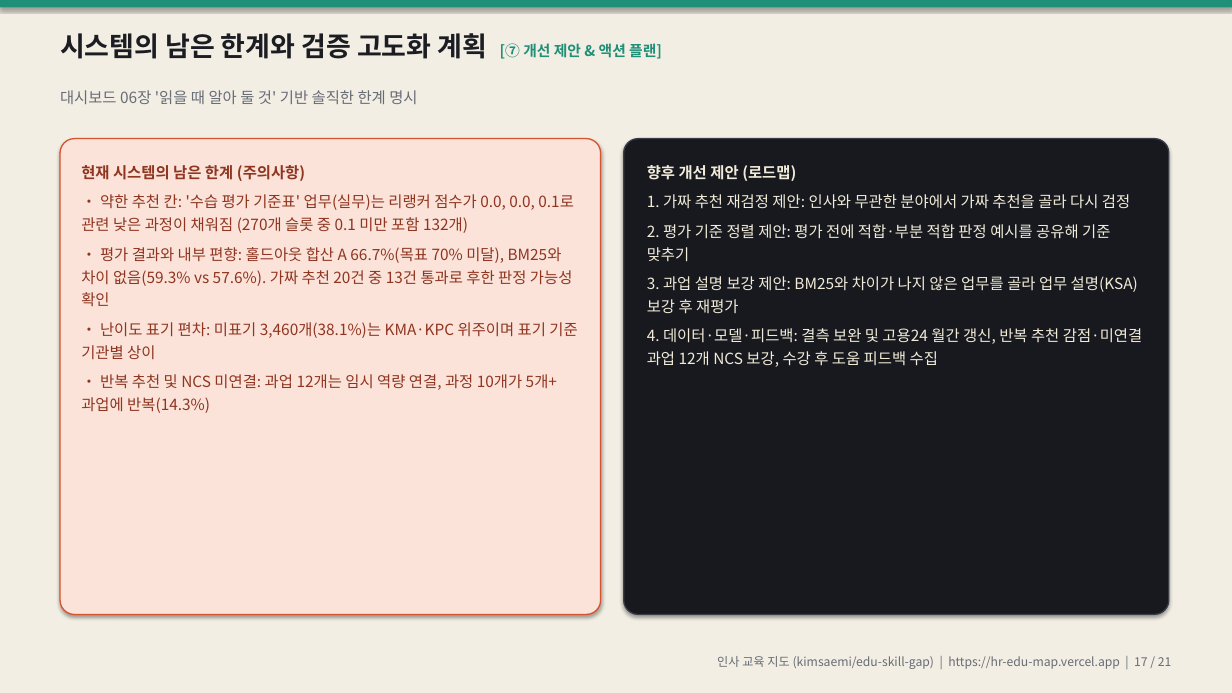
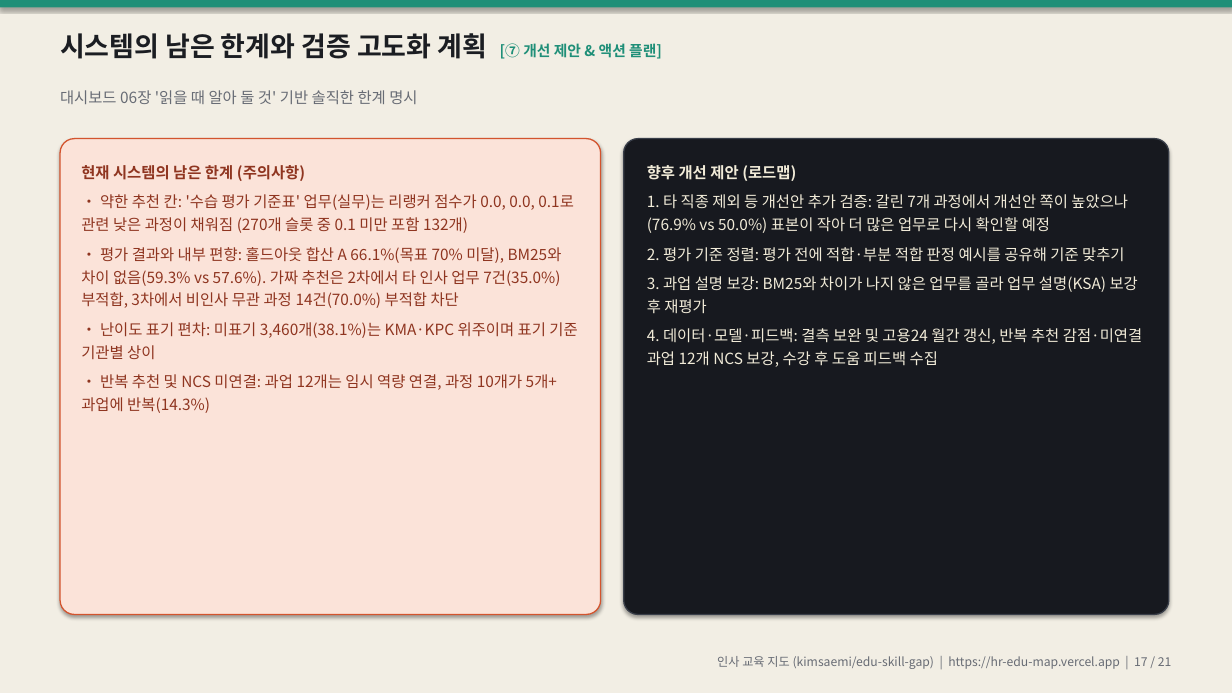
Before and after one commit to kimsaemi/edu-skill-gap, a slide deck: slide 17 of presentation/HR_교육지도_발표.pptx. Drawn at 1232x693 pixels with LibreOffice and Linux fonts; fonts in the diff are those of the drawing. Boxes give left, top, right and bottom in pixels: in the first picture for what was removed or moved away, otherwise in the second. Text is boxed around its words. In the diff, an @@ line names an element or a change of style, - is before the commit and + after.

Commit message:
feat: 홀드아웃 3차 결과 발표 자료 반영 — 30개 업무 합산 66.1% 및 가짜 추천 차단 검정

```diff
--- a/presentation/HR_교육지도_발표.pptx
+++ b/presentation/HR_교육지도_발표.pptx
@@ text at [647, 194, 1128, 262]: text changed @@
-1. 가짜 추천 재검정 제안: 인사와 무관한 분야에서 가짜 추천을 골라 다시 검정
-2. 평가 기준 정렬 제안: 평가 전에 적합·부분 적합 판정 예시를 공유해 기준 맞추기
-3. 과업 설명 보강 제안: BM25와 차이가 나지 않은 업무를 골라 업무 설명(KSA) 보강 후 재평가
+1. 타 직종 제외 등 개선안 추가 검증: 갈린 7개 과정에서 개선안 쪽이 높았으나(76.9% vs 50.0%) 표본이 작아 더 많은 업무로 다시 확인할 예정
+2. 평가 기준 정렬: 평가 전에 적합·부분 적합 판정 예시를 공유해 기준 맞추기
+3. 과업 설명 보강: BM25와 차이가 나지 않은 업무를 골라 업무 설명(KSA) 보강 후 재평가
@@ text at [81, 247, 562, 308]: text changed @@
-• 평가 결과와 내부 편향: 홀드아웃 합산 A 66.7%(목표 70% 미달), BM25와 차이 없음(59.3% vs 57.6%). 가짜 추천 20건 중 13건 통과로 후한 판정 가능성 확인
+• 평가 결과와 내부 편향: 홀드아웃 합산 A 66.1%(목표 70% 미달), BM25와 차이 없음(59.3% vs 57.6%). 가짜 추천은 2차에서 타 인사 업무 7건(35.0%) 부적합, 3차에서 비인사 무관 과정 14건(70.0%) 부적합 차단
```
Also in this commit, not shown: 5 other slides changed, 13 other files.
